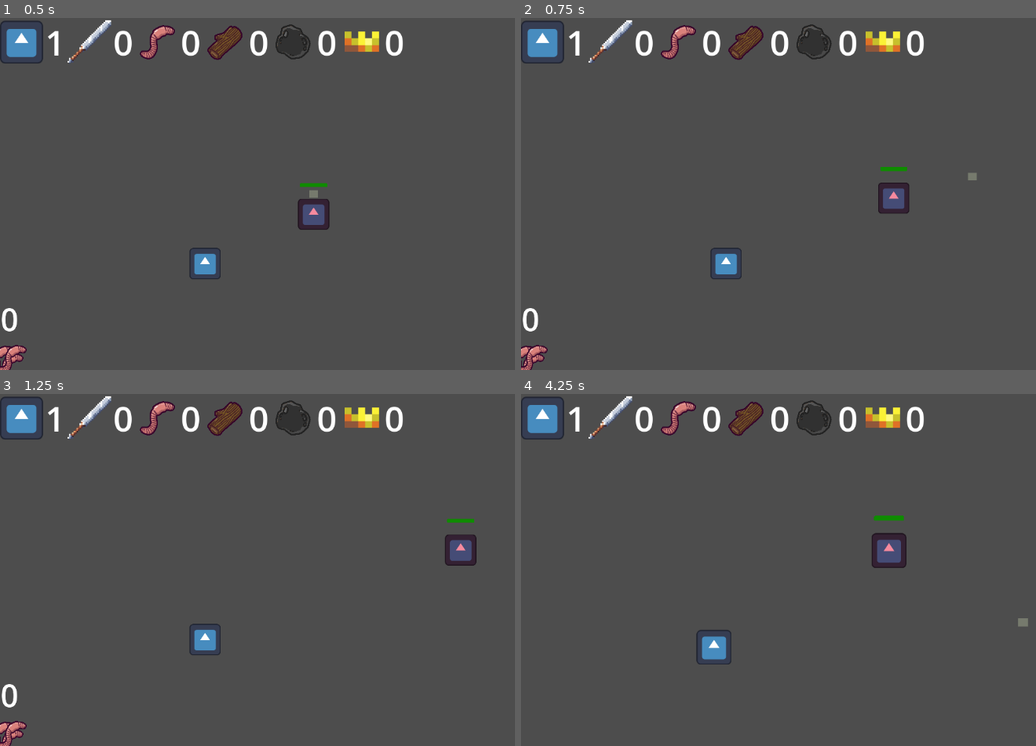
Above: before the commit, frames 1-4 (two rows, left to right).
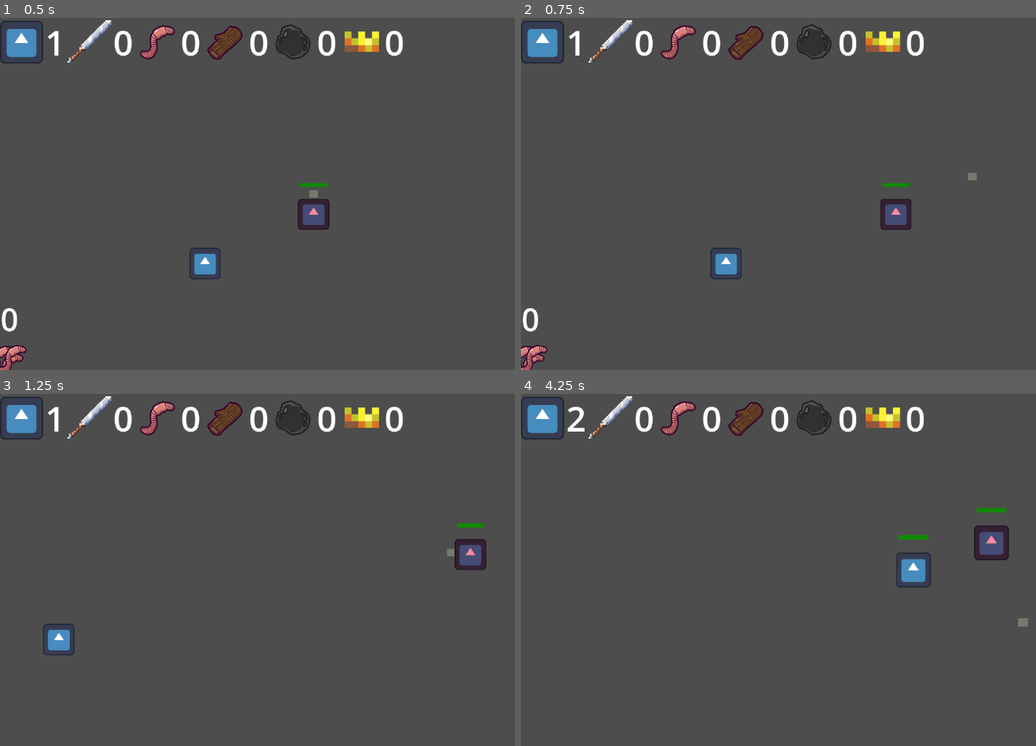
Above: after the commit, the same moments.

Repository: pradoh97/horde
Game: Godot game, scene res://level.tscn
Two runs of this game, one before a commit and one after it. Both use one fixed random seed, a clock stepped at 60 frames per second and the inputs below. The engine's default icon, where the game draws it, is replaced by a stand-in: a white triangle on a blue panel in a dark square.
Inputs (mouse positions are in pixels of both pictures, inside the frame that each line leads up to):
- Up to frame 1 (0.5 s): no input
- Up to frame 2 (0.75 s): tap Enter at 0.5 s; move the mouse to (974, 176) at 0.52 s; press the mouse at (974, 176) at 0.53 s; hold D (right, bound only after the commit) from 0.53 s (still down)
- Up to frame 3 (1.25 s): keep holding D (right, bound only after the commit); tap W (up, bound only after the commit) at 0.77, 0.8, 1.07 s
- Up to frame 4 (4.25 s): release D (right, bound only after the commit) at 1.25 s; release the mouse at (974, 552) at 1.25 s; drag from (711, 587) to (974, 552) at 1.27 s; move the mouse to (896, 492) at 2.02 s; press the mouse at (896, 492) at 2.03 s; hold A (left, bound only after the commit) 2.03-2.75 s; tap W (up, bound only after the commit) at 2.3, 3.77, 3.8, 4.07 s; release the mouse at (896, 492) at 2.75 s; drag from (804, 640) to (902, 482) at 2.77 s; move the mouse to (1020, 622) at 3.52 s; hold D (right, bound only after the commit) from 3.53 s (still down); hold Mouse wheel up (mouse_scroll_up) from 3.53 s (still down); click (1020, 622) at 3.67 s

Frame 1 is identical in both runs. In frame 2, 0.8% of the frame differs, in the area x 69-76%, y 42-61%; in frame 3, 1.8%; in frame 4, 2.5%, in the area x 8-95%, y 3-77%.

Commit message:
Add arrow keys movement

Diff:
--- a/army/army.gd
+++ b/army/army.gd
@@ -16,6 +16,7 @@
 var camera: Camera2D = null
 var level: Level = null
 var armed_minions: Array[Minion] = []
+var commanded_with_arrow_keys := false
 
 # Called when the node enters the scene tree for the first time.
 func _ready():
@@ -38,9 +39,14 @@
 			minion.max_speed_left_behind = max_speed_left_behind
 
 func _physics_process(_delta):
-	if Input.is_action_just_pressed("mouse_click"):
+	var arrows_direction = Input.get_vector("left","right","up","down")
+	if commanded_with_arrow_keys and not arrows_direction:
+		disband_minions()
+	if Input.is_action_just_pressed("mouse_click") or arrows_direction:
+		commanded_with_arrow_keys = arrows_direction != Vector2.ZERO
 		command_minions()
-	if Input.is_action_pressed("mouse_click") and chase:
+	if (Input.is_action_pressed("mouse_click") or arrows_direction) and chase:
+		commanded_with_arrow_keys = arrows_direction != Vector2.ZERO
 		command_minions()
 	if Input.is_action_just_released("mouse_click"):
 		disband_minions()
--- a/minion/minion.gd
+++ b/minion/minion.gd
@@ -59,16 +59,21 @@
 
 	# Set the direction and velocity
 	if can_move:
-		var leader_direction: Vector2
+		var leader_direction: Vector2 = Vector2.ZERO
 		if not is_leading:
 			leader_direction = (leader.global_position - global_position).normalized()
 		else:
-			leader_direction = (get_global_mouse_position() - global_position).normalized()
+			var arrows_direction = Input.get_vector("left","right","up","down")
+			if arrows_direction:
+				leader_direction = arrows_direction
+			else:
+				leader_direction = (get_global_mouse_position() - global_position).normalized()
 		velocity += acceleration * leader_direction
 	else:
 		velocity = velocity.lerp(Vector2.ZERO, deceleration_factor)
 		if velocity.length() <= full_stop_speed:
 			velocity = Vector2.ZERO
+
 
 	# Caps the velocity if it's already at max. Makes the minion go faster to reach the group if left behind
 	if velocity.length() >= max_speed:
--- a/project.godot
+++ b/project.godot
@@ -36,6 +36,30 @@
 "events": [Object(InputEventMouseButton,"resource_local_to_scene":false,"resource_name":"","device":-1,"window_id":0,"a …(253 unchanged characters)…
 ]
 }
+up={
+"deadzone": 0.2,
+"events": [Object(InputEventKey,"resource_local_to_scene":false,"resource_name":"","device":-1,"window_id":0,"alt_pressed":false,"shift_pressed":false,"ctrl_pressed":false,"meta_pressed":false,"pressed":false,"keycode":0,"physical_keycode":87,"key_label":0,"unicode":119,"location":0,"echo":false,"script":null)
+, Object(InputEventKey,"resource_local_to_scene":false,"resource_name":"","device":-1,"window_id":0,"alt_pressed":false,"shift_pressed":false,"ctrl_pressed":false,"meta_pressed":false,"pressed":false,"keycode":0,"physical_keycode":4194320,"key_label":0,"unicode":0,"location":0,"echo":false,"script":null)
+]
+}
+down={
+"deadzone": 0.2,
+"events": [Object(InputEventKey,"resource_local_to_scene":false,"resource_name":"","device":-1,"window_id":0,"alt_pressed":false,"shift_pressed":false,"ctrl_pressed":false,"meta_pressed":false,"pressed":false,"keycode":0,"physical_keycode":83,"key_label":0,"unicode":115,"location":0,"echo":false,"script":null)
+, Object(InputEventKey,"resource_local_to_scene":false,"resource_name":"","device":-1,"window_id":0,"alt_pressed":false,"shift_pressed":false,"ctrl_pressed":false,"meta_pressed":false,"pressed":false,"keycode":0,"physical_keycode":4194322,"key_label":0,"unicode":0,"location":0,"echo":false,"script":null)
+]
+}
+left={
+"deadzone": 0.2,
+"events": [Object(InputEventKey,"resource_local_to_scene":false,"resource_name":"","device":-1,"window_id":0,"alt_pressed":false,"shift_pressed":false,"ctrl_pressed":false,"meta_pressed":false,"pressed":false,"keycode":0,"physical_keycode":65,"key_label":0,"unicode":97,"location":0,"echo":false,"script":null)
+, Object(InputEventKey,"resource_local_to_scene":false,"resource_name":"","device":-1,"window_id":0,"alt_pressed":false,"shift_pressed":false,"ctrl_pressed":false,"meta_pressed":false,"pressed":false,"keycode":0,"physical_keycode":4194319,"key_label":0,"unicode":0,"location":0,"echo":false,"script":null)
+]
+}
+right={
+"deadzone": 0.2,
+"events": [Object(InputEventKey,"resource_local_to_scene":false,"resource_name":"","device":-1,"window_id":0,"alt_pressed":false,"shift_pressed":false,"ctrl_pressed":false,"meta_pressed":false,"pressed":false,"keycode":0,"physical_keycode":68,"key_label":0,"unicode":100,"location":0,"echo":false,"script":null)
+, Object(InputEventKey,"resource_local_to_scene":false,"resource_name":"","device":-1,"window_id":0,"alt_pressed":false,"shift_pressed":false,"ctrl_pressed":false,"meta_pressed":false,"pressed":false,"keycode":0,"physical_keycode":4194321,"key_label":0,"unicode":0,"location":0,"echo":false,"script":null)
+]
+}
 
 [layer_names]
 
